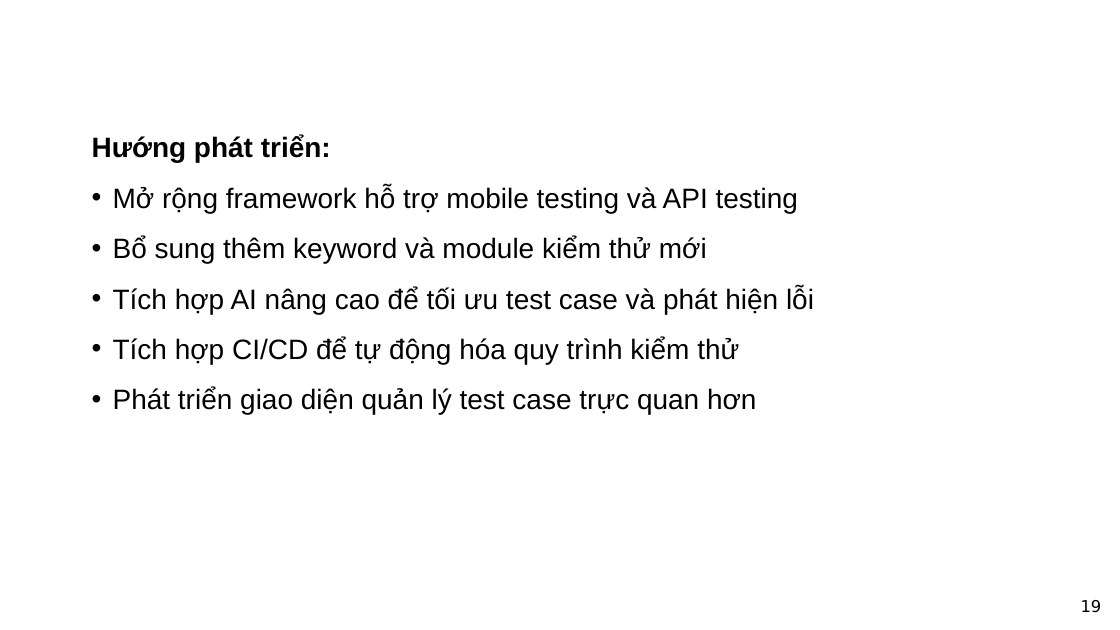
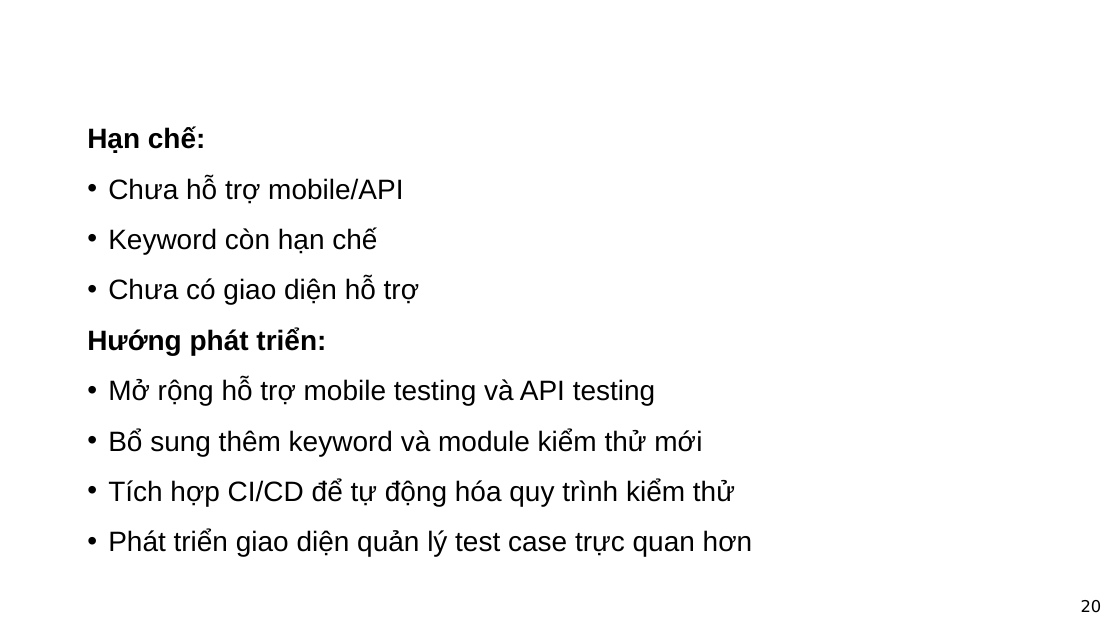
Before and after one commit to LeThiAnh06042004/DoAn4, a slide deck: slide 20 of docs/Đồ án tốt nghiệp/12522012_LeThiAnh_PPThuyetTrinh_V2.pptx (slide 19 before the commit). Drawn at 1120x630 pixels with LibreOffice and Linux fonts; fonts in the diff are those of the drawing; background and template pictures are left out. Boxes give left, top, right and bottom in pixels: in the first picture for what was removed or moved away, otherwise in the second. Text is boxed around its words. In the diff, an @@ line names an element or a change of style, - is before the commit and + after.

```diff
--- a/docs/Đồ án tốt nghiệp/12522012_LeThiAnh_PPThuyetTrinh_V2.pptx
+++ b/docs/Đồ án tốt nghiệp/12522012_LeThiAnh_PPThuyetTrinh_V2.pptx
@@ text "Hạn chế:": place and size @@
-text "Hạn chế:" at <box>113,186,814,415</box>
+text "Hạn chế:" at <box>87,126,752,557</box>
@@ text at <box>87,126,419,305</box>: paragraphs added @@
+Hạn chế:
+• Chưa hỗ trợ mobile/API
+• Keyword còn hạn chế
+• Chưa có giao diện hỗ trợ
@@ text at <box>113,287,814,314</box>: paragraph removed @@
-• Tích hợp AI nâng cao để tối ưu test case và phát hiện lỗi
@@ text at <box>108,378,655,405</box>: text changed @@
-• Mở rộng framework hỗ trợ mobile testing và API testing
+• Mở rộng hỗ trợ mobile testing và API testing
@@ page number at <box>1081,600,1102,613</box>: text changed @@
-19
+20
```
Also in this commit, not shown: 10 other slides changed, 3 slides added, 2 slides removed, 16 other files.
